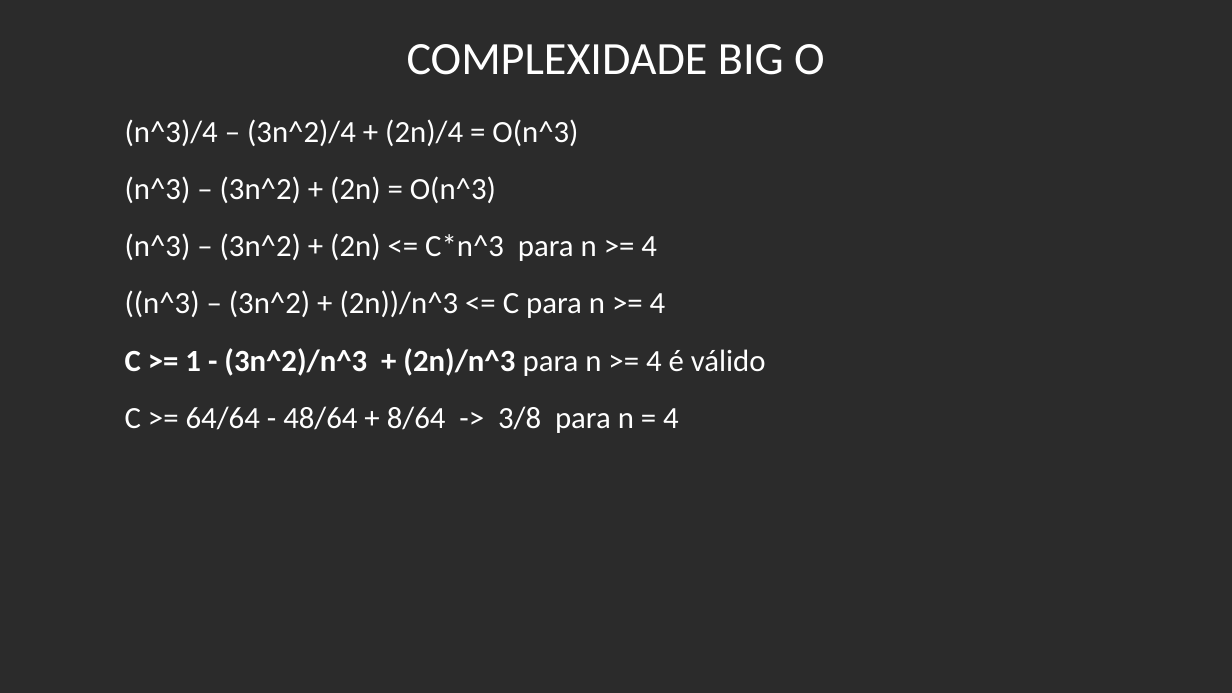
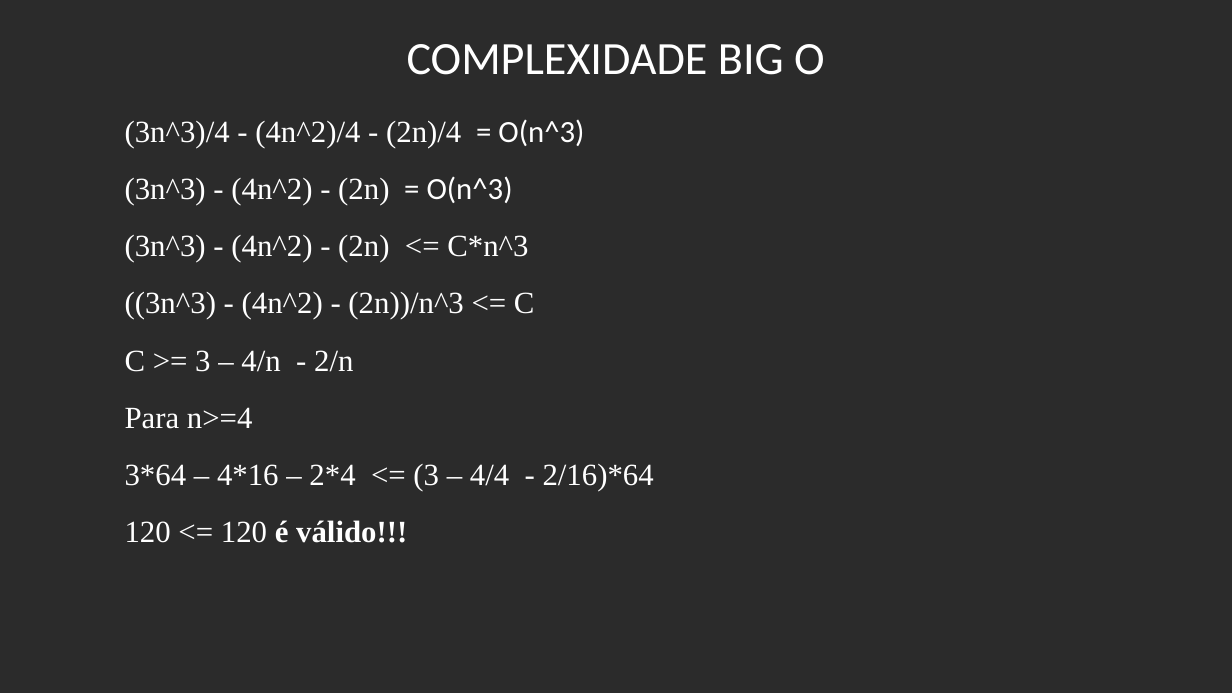
Before and after one commit to henriqueannicchino/Semininario_AA_2020.1, a slide deck: slide 4 of Seminario apresentação.odp. Drawn at 1232x693 pixels with LibreOffice and Linux fonts; fonts in the diff are those of the drawing; background and template pictures are left out; a plain dark background stands for a picture behind light text. Boxes give left, top, right and bottom in pixels: in the first picture for what was removed or moved away, otherwise in the second. Text is boxed around its words. In the diff, an @@ line names an element or a change of style, - is before the commit and + after.

```diff
--- a/Seminario apresentação.odp
+++ b/Seminario apresentação.odp
@@ text at <box>125,119,654,543</box>: text changed; font Calibri to Times New Roman @@
-(n^3)/4 – (3n^2)/4 + (2n)/4 = O(n^3)
-(n^3) – (3n^2) + (2n) = O(n^3)
-(n^3) – (3n^2) + (2n) <= C*n^3 para n >= 4
-((n^3) – (3n^2) + (2n))/n^3 <= C para n >= 4
-C >= 1 - (3n^2)/n^3 + (2n)/n^3 para n >= 4 é válido
-C >= 64/64 - 48/64 + 8/64 -> 3/8 para n = 4
+(3n^3)/4 - (4n^2)/4 - (2n)/4 = O(n^3)
+(3n^3) - (4n^2) - (2n) = O(n^3)
+(3n^3) - (4n^2) - (2n) <= C*n^3
+((3n^3) - (4n^2) - (2n))/n^3 <= C
+C >= 3 – 4/n - 2/n
+Para n>=4
+3*64 – 4*16 – 2*4 <= (3 – 4/4 - 2/16)*64
+120 <= 120 é válido!!!
```
Also in this commit, not shown: 1 other slide changed, 1 other file.
